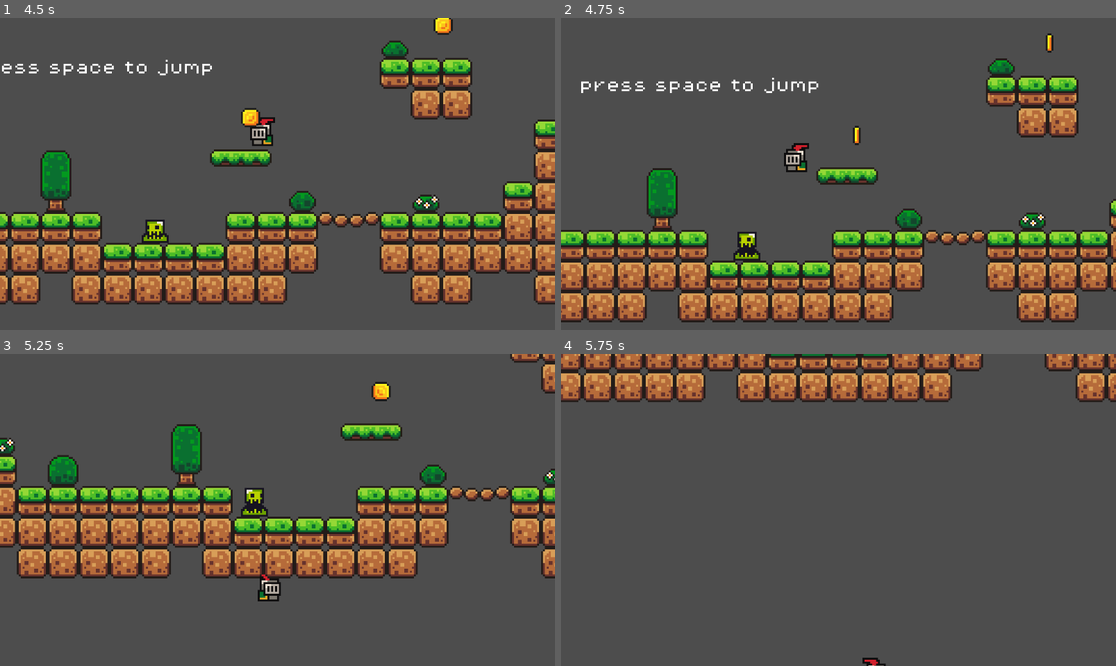
Above: before the commit, frames 1-4 (two rows, left to right).
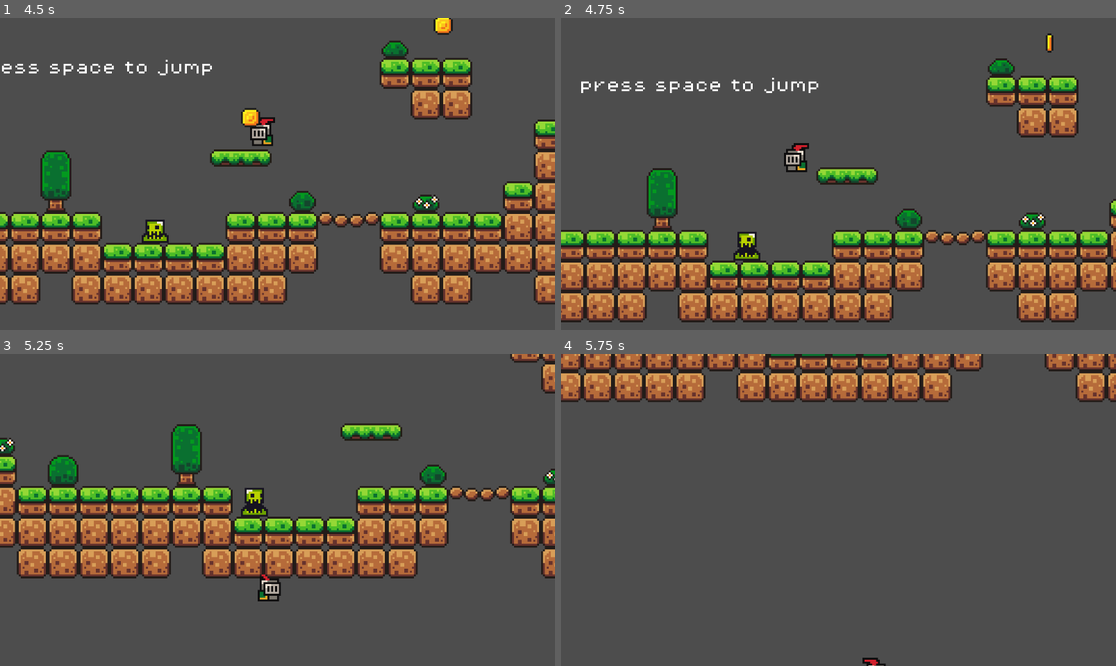
Above: after the commit, the same moments.

Repository: MevyDev/godot-brackeys-tutorial-2d
Game: Godot game, scene res://levels/level1/level_1.tscn
The game is run twice, just before and just after one commit, with the same random seed, the same clock (stepped at 60 frames per second) and the same inputs.
Inputs:
- Up to frame 1 (4.5 s): tap Space (jump) at 0.5, 0.77, 1.25, 1.52, 2, 2.75, 3.02, 3.5, 3.77, 4.25 s; hold S (move_right) 0.53-2.03 s; hold A (move_left) 2.03-2.78 s; hold S (move_right) 2.78-4.28 s; hold A (move_left) from 4.28 s (still down)
- Up to frame 2 (4.75 s): keep holding A (move_left); tap Space (jump) at 4.52 s
- Up to frame 3 (5.25 s): release A (move_left) at 5.03 s; hold S (move_right) from 5.03 s (still down)
- Up to frame 4 (5.75 s): keep holding S (move_right)

Frame 1 is identical in both runs. In frame 2, less than 0.1% of the frame differs, in the area x 52-54%, y 34-41%; in frame 3, 0.2%, in the area x 66-71%, y 8-16%; in frame 4, nothing differs.
Error before the commit: Invalid call. Nonexistent function 'add_point' in base 'String'. (res://entities/coin/coin.gd:6)
Error after the commit: Invalid assignment of property or key 'text' with value of type 'String' on a base object of type 'null instance'. (res://levels/level1/game_manager.gd:9)

Commit message:
score label

Diff:
--- a/entities/coin/coin.gd
+++ b/entities/coin/coin.gd
@@ -1,6 +1,6 @@
 extends Area2D
 
-@onready var game_manager = "%GameManager"
+@onready var game_manager = %GameManager
 
 func _on_body_entered(body:Node2D) -> void:
 	game_manager.add_point()
--- a/levels/level1/game_manager.gd
+++ b/levels/level1/game_manager.gd
@@ -1,11 +1,10 @@
-extends Node2D
+extends Node
 
+@onready var coin_text: Label = $CoinText
 
-# Called when the node enters the scene tree for the first time.
-func _ready() -> void:
-	pass # Replace with function body.
+var score = 0
 
-
-# Called every frame. 'delta' is the elapsed time since the previous frame.
-func _process(delta: float) -> void:
-	pass
+func add_point():
+	score += 1
+	coin_text.text = "You collected " + str(score) + " coins!"
+	print(score)
